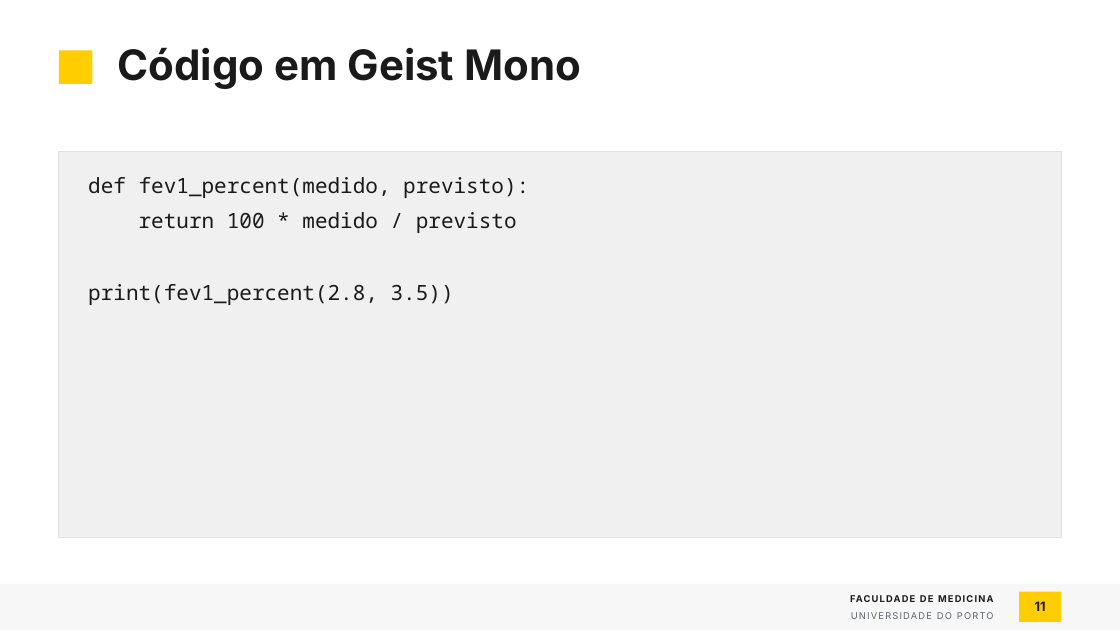
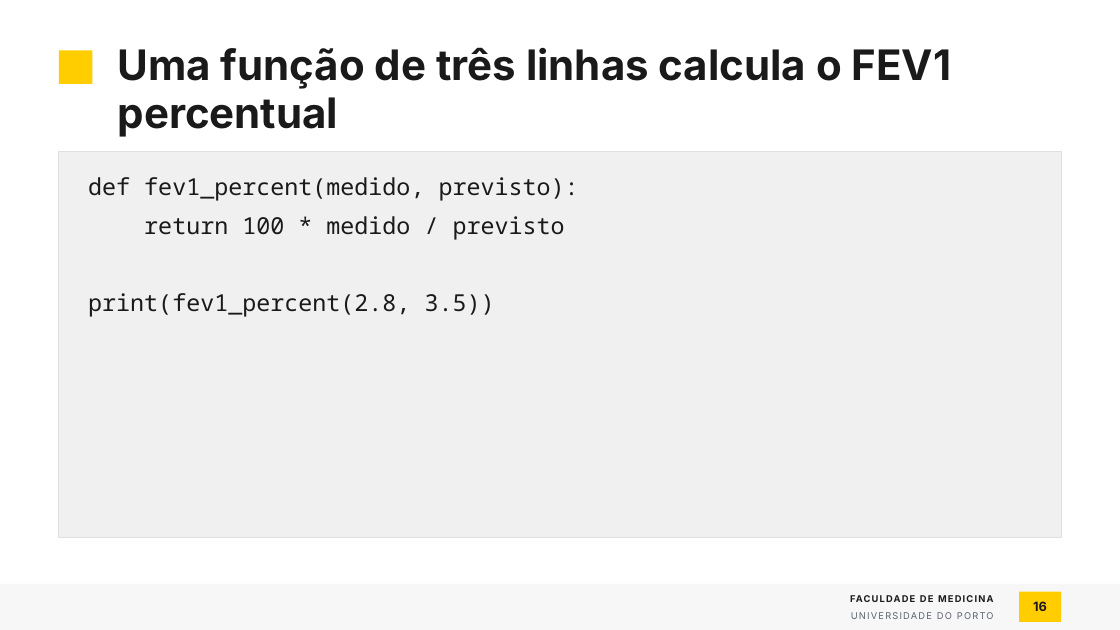
Before and after one commit to tiagojct/quarto-fmup, a slide deck: slide 16 of pptx/fmup-exemplo.pptx (slide 11 before the commit). Drawn at 1120x630 pixels with LibreOffice and Linux fonts; fonts in the diff are those of the drawing; background and template pictures are left out. Boxes give left, top, right and bottom in pixels: in the first picture for what was removed or moved away, otherwise in the second. Text is boxed around its words. In the diff, an @@ line names an element or a change of style, - is before the commit and + after.

```diff
--- a/pptx/fmup-exemplo.pptx
+++ b/pptx/fmup-exemplo.pptx
@@ title at (x1=118, y1=47, x2=952, y2=137): text changed @@
-Código em Geist Mono
+Uma função de três linhas calcula o FEV1 percentual
@@ text "def fev1_percent(medido, previsto):" at (x1=88, y1=177, x2=579, y2=317): size 18 to 20 pt @@
@@ page number at (x1=1033, y1=601, x2=1047, y2=611): text changed @@
-11
+16
```
Also in this commit, not shown: 9 other slides changed, 8 slides added, 2 slides removed, 5 other files.
